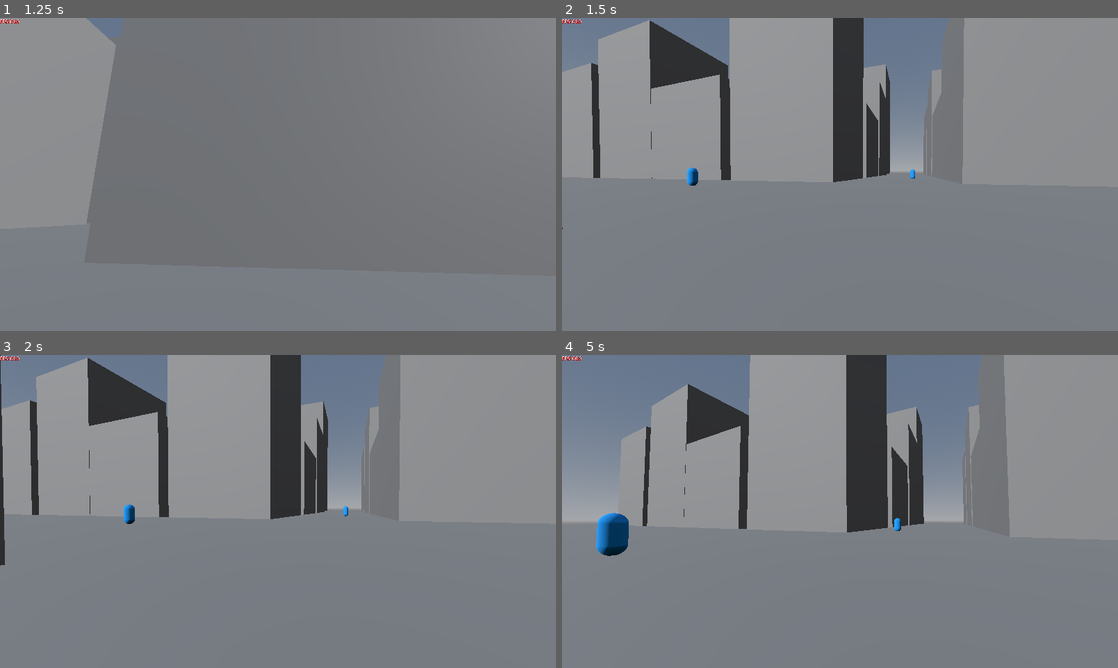
Above: before the commit, frames 1-4 (two rows, left to right).
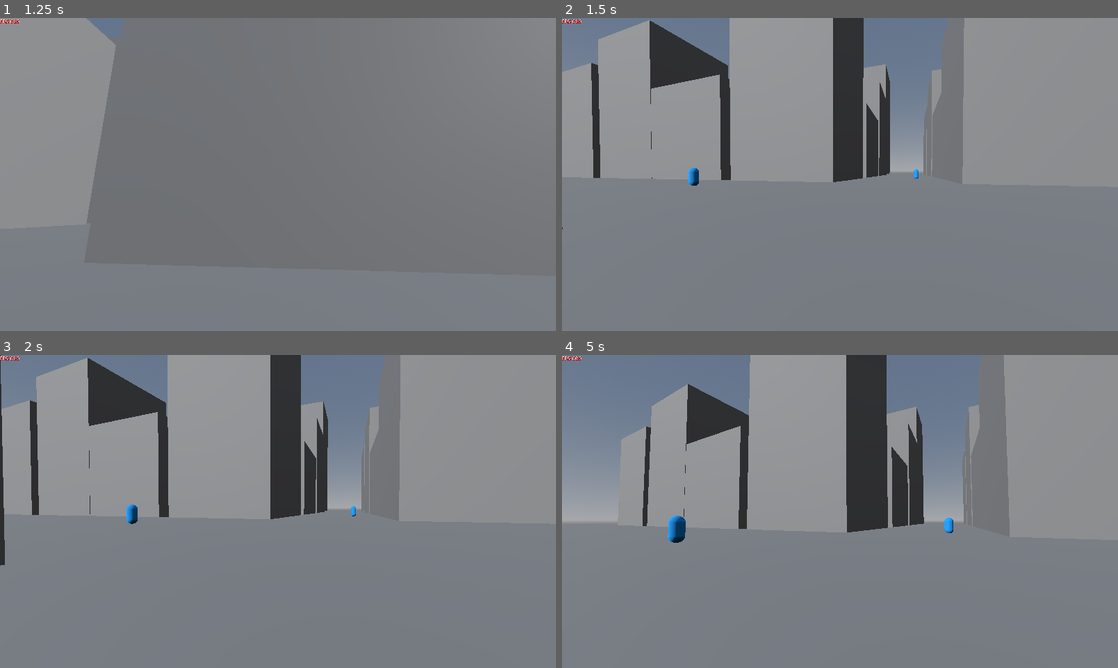
Above: after the commit, the same moments.

Repository: Cami-Cat/Vice
Game: Godot game, scene res://Scenes/Core/GameCore/game_core.tscn
The game is run twice, just before and just after one commit, with the same random seed, the same clock (stepped at 60 frames per second) and the same inputs.
Inputs (mouse positions are in pixels of both pictures, inside the frame that each line leads up to):
- Up to frame 1 (1.25 s): move the mouse to (400, 158) at 0.52 s; hold D (Strafe_Right) from 0.53 s (still down); click (400, 158) at 0.6 s
- Up to frame 2 (1.5 s): move the mouse to (812, 174) at 1.27 s; release D (Strafe_Right) at 1.28 s; hold W (Walk_Forward) from 1.28 s (still down); right-click (812, 174) at 1.35 s
- Up to frame 3 (2 s): keep holding W (Walk_Forward)
- Up to frame 4 (5 s): keep holding W (Walk_Forward); move the mouse to (851, 505) at 2.02 s; click (851, 505) at 2.1 s; move the mouse to (834, 517) at 2.77 s; right-click (834, 517) at 2.85 s; move the mouse to (878, 514) at 3.52 s; click (878, 514) at 3.6 s; move the mouse to (795, 508) at 4.27 s; right-click (795, 508) at 4.35 s

Frame 1 is identical in both runs. In frame 2, 0.1% of the frame differs, in the area x 22-65%, y 47-54%; in frame 3, 0.2%; in frame 4, 1.1%, in the area x 6-71%, y 50-65%.

Commit message:
format code

Diff:
--- a/template/Scenes/Character/pawn_ai.gd
+++ b/template/Scenes/Character/pawn_ai.gd
@@ -13,7 +13,7 @@
 
 var should_navigate : bool = true
 var just_idled : bool = false
-var alerted : bool = false
+var alerted : bool = true
 var is_shooting : bool = false
 
 var player_raycast : RayCast3D
@@ -39,19 +39,14 @@
 				current_behaviour = randi_range(0, 1) as BEHAVIOUR
 			else:
 				just_idled = false
-				if alerted:
-					current_behaviour = BEHAVIOUR.FLEE
-				else:
-					current_behaviour = BEHAVIOUR.WALK
+				if alerted : current_behaviour = BEHAVIOUR.FLEE
+				else : current_behaviour = BEHAVIOUR.WALK
 		AI_TYPE.HUNTER:
-			if !just_idled:
-				current_behaviour = randi_range(0, 1) as BEHAVIOUR
+			if !just_idled : current_behaviour = randi_range(0, 1) as BEHAVIOUR
 			else:
 				just_idled = false
-				if alerted:
-					current_behaviour = BEHAVIOUR.HUNTING
-				else:
-					current_behaviour = BEHAVIOUR.WALK
+				if alerted : current_behaviour = BEHAVIOUR.HUNTING
+				else : current_behaviour = BEHAVIOUR.WALK
 
 	behaviour_chosen.emit()
 	return
